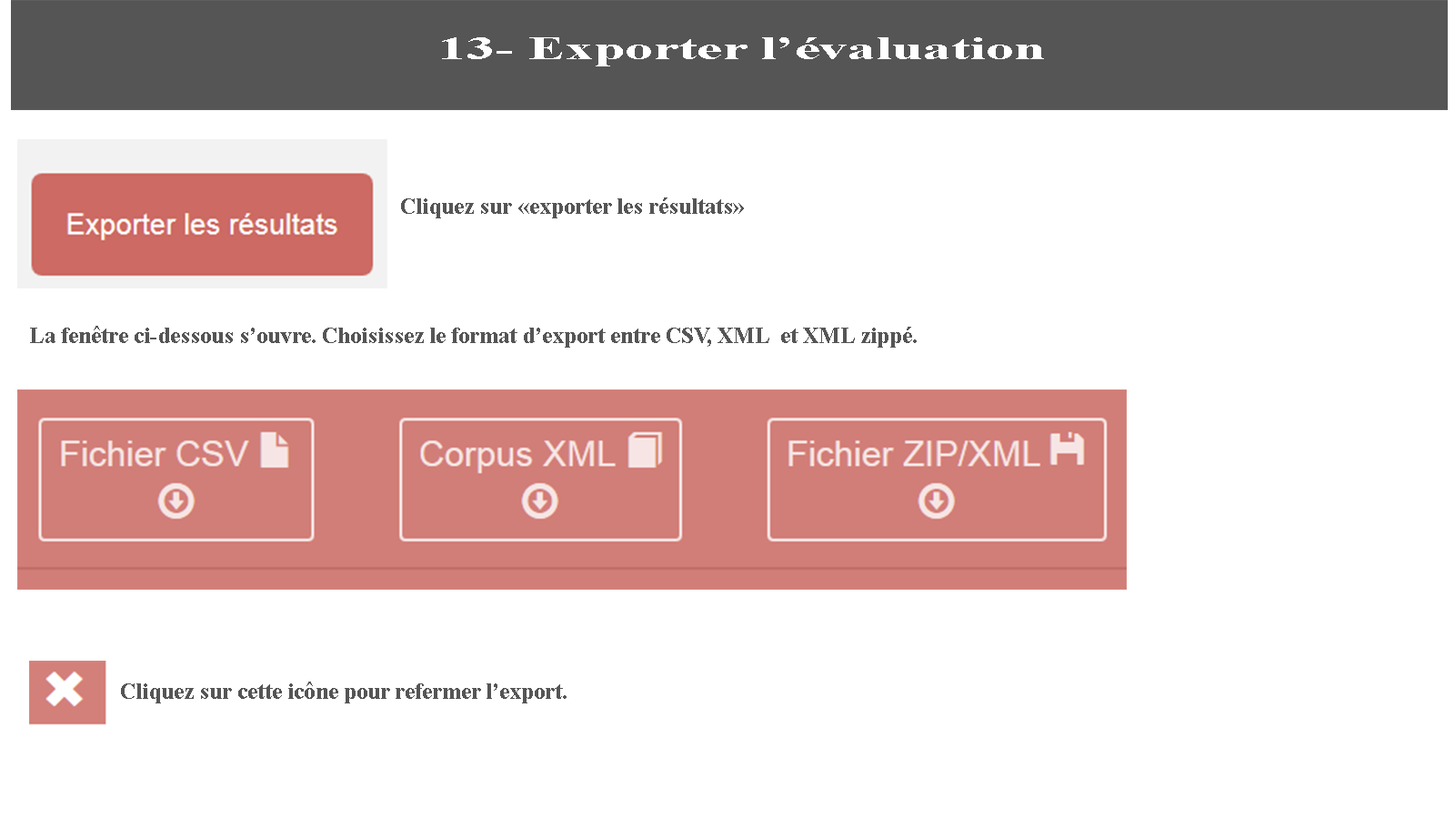
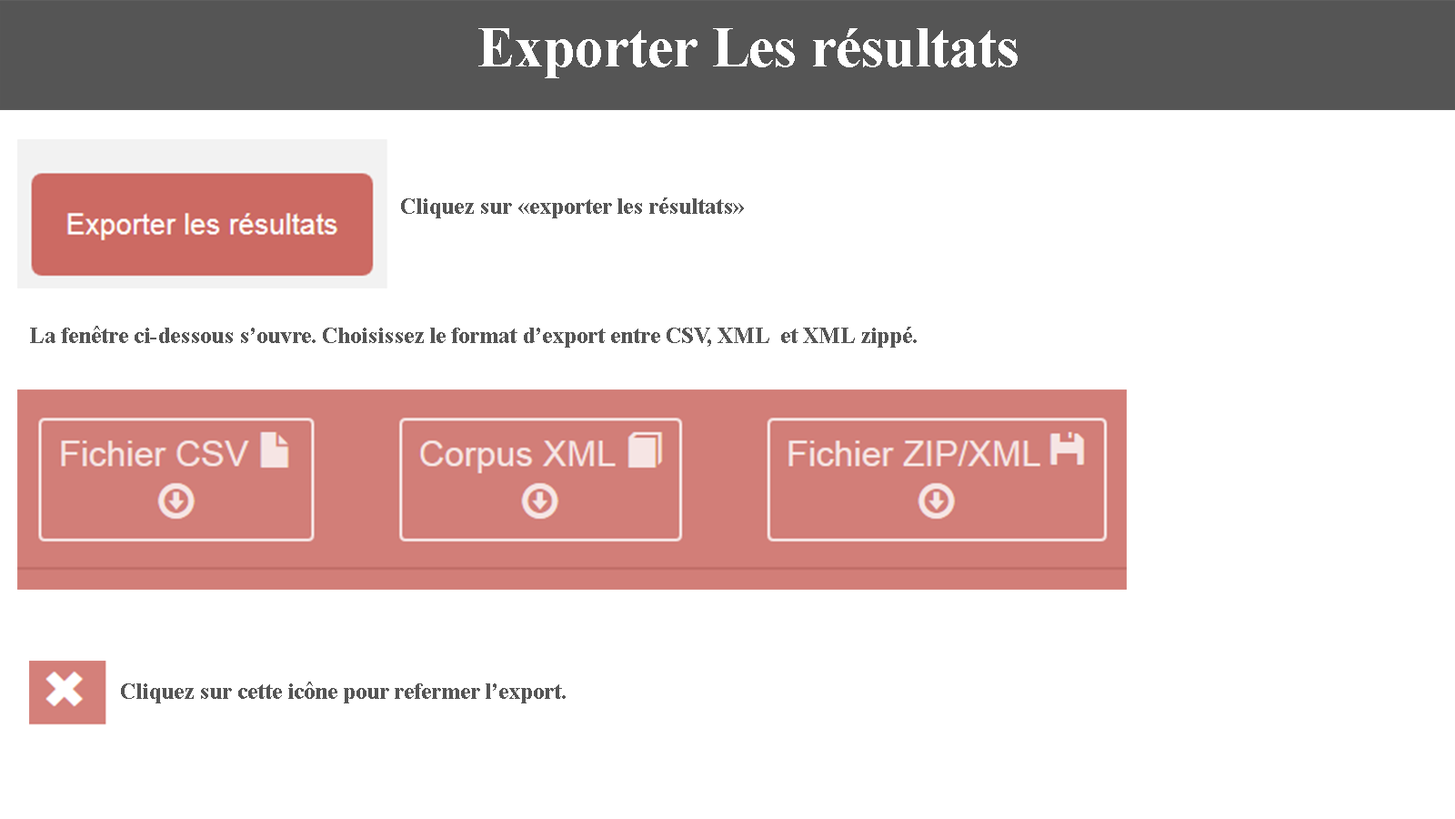
Comparing the layer stacks of the two 1455 × 819 images. Changes:
painted on "Cliquez sur cette icône pour refermer l’export." over [315, 683, 567, 704]
renamed "13- Exporter l’évaluation" to "Exporter Les résultats", painted on it over [442, 28, 1045, 79]
painted on "Calque 1" over [0, 0, 1455, 111]
added layer "blanc" above "background" over [0, 0, 1455, 704]
